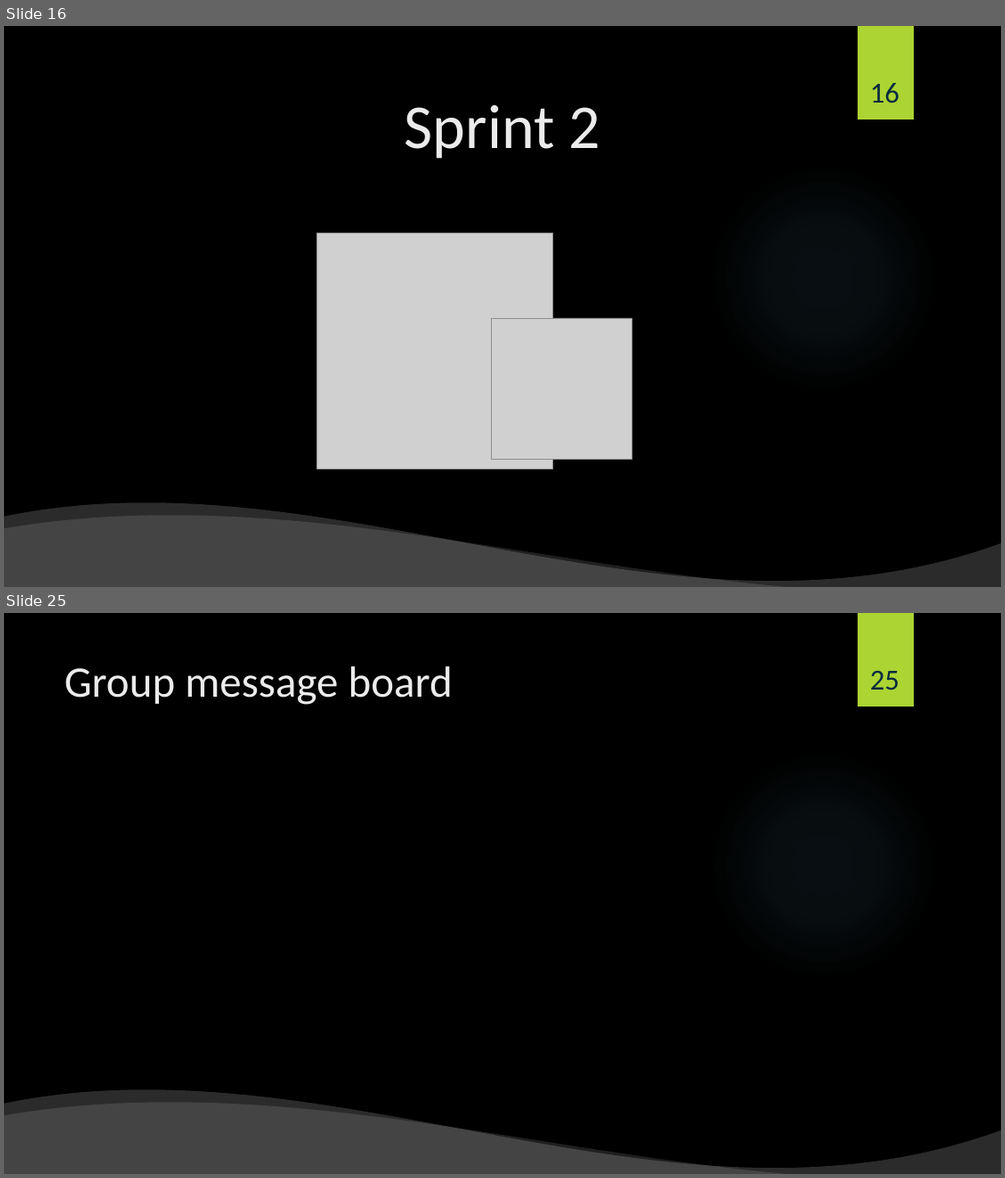
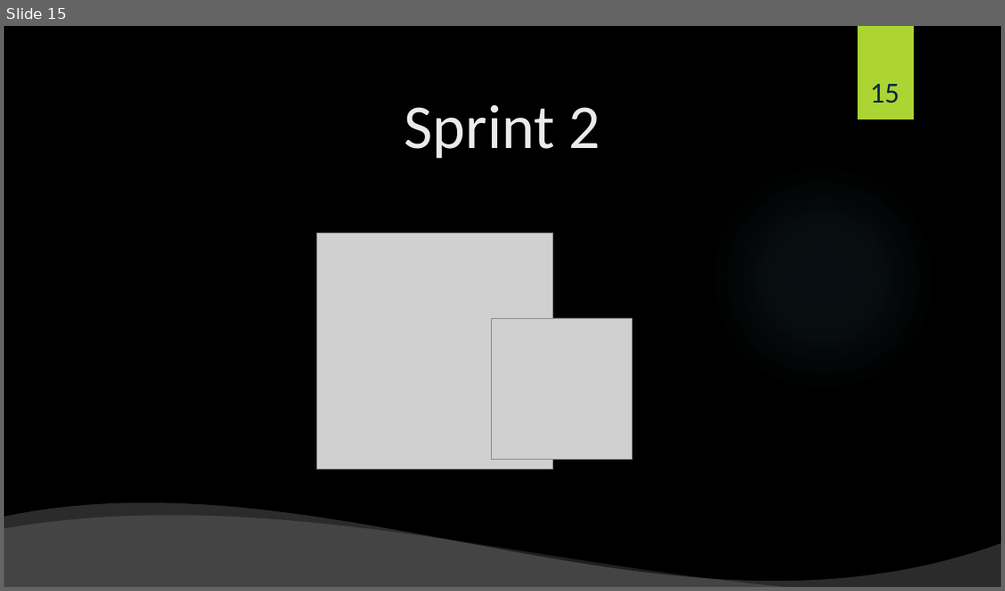
Before and after one commit to shiftlyapp/Shiftly, a slide deck: Backlog.pptx. Shown one above the other, each under a label of ours: slides 16 and 25 before the commit, slide 15 after it; the slides between them are not shown. The pictures are 1005x1178 and 1005x591 pixels, drawn with LibreOffice and Linux fonts; fonts in the diff are those of the drawing; grey boxes stand for pictures; background and template pictures are left out. Boxes give left, top, right and bottom in pixels: in the first picture for what was removed or moved away, otherwise in the second. Text is boxed around its words. In the diff, an @@ line names an element or a change of style, - is before the commit and + after.

```diff
--- a/Backlog.pptx
+++ b/Backlog.pptx
@@ slide 25 removed at <box>4,613,1001,1174</box>, background picture (left out); not listed: 2 template elements that a slide beside it also shows @@
@@ title removed at <box>65,666,453,705</box> @@
-Group message board
@@ page number removed at <box>870,671,899,690</box> @@
-25
@@ wave removed at <box>4,1088,1001,1174</box> @@
@@ wave removed at <box>4,1101,1001,1174</box> @@
@@ what was slide 16 is now slide 15 @@
@@ page number at <box>870,84,899,103</box>: text changed @@
-16
+15
```
Also in this commit, not shown: 14 slides changed, 10 slides added, 7 other slides removed.
